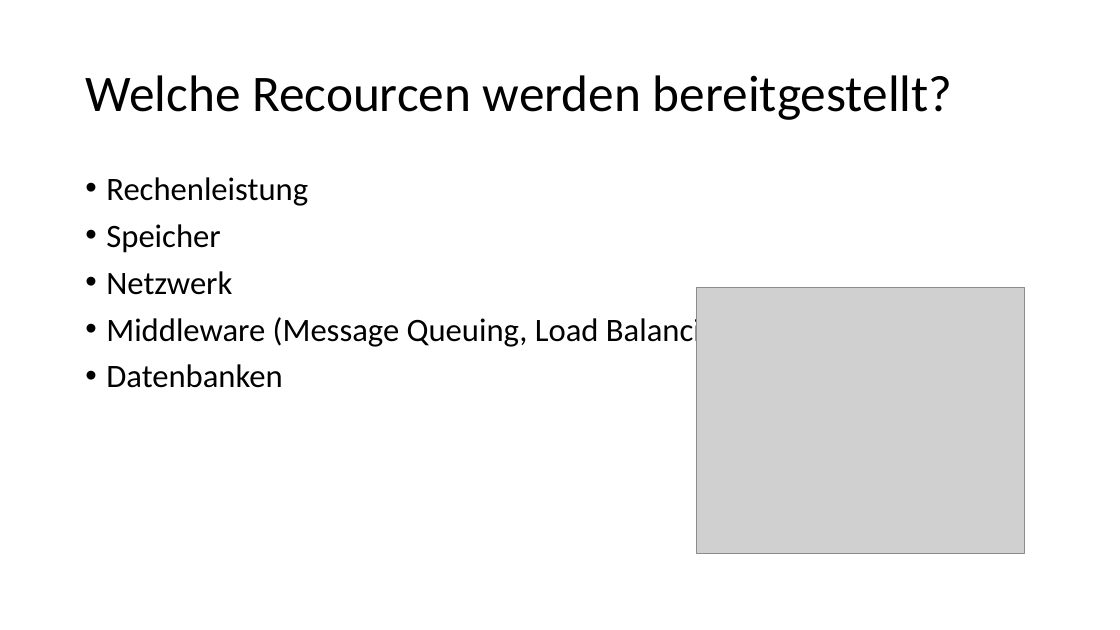
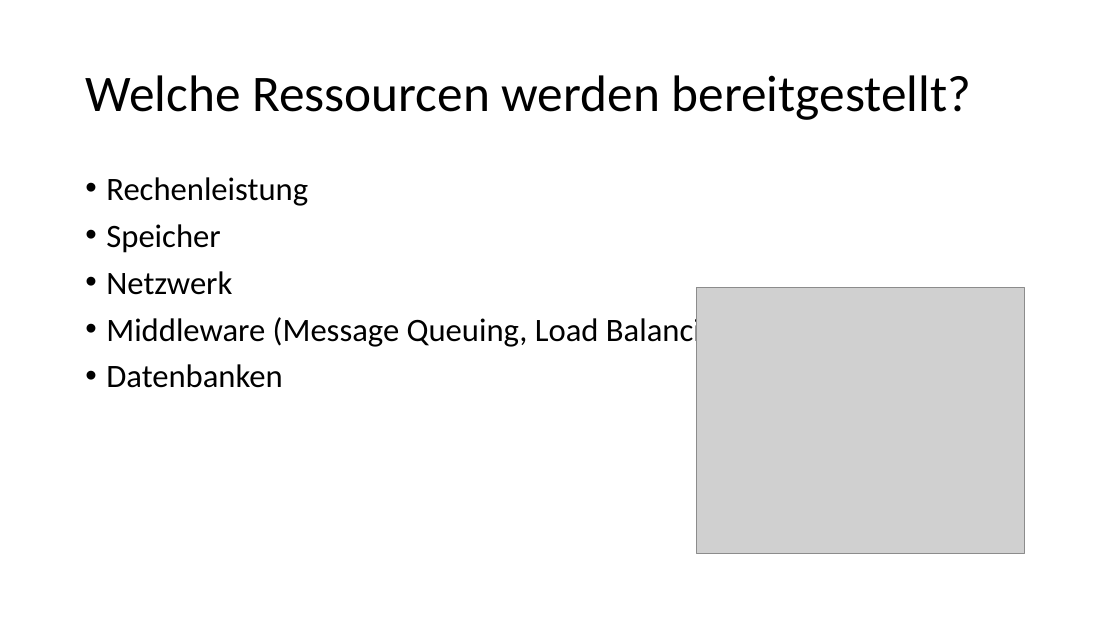
Before and after one commit to Philwi/HTWDresdenIMBeleg, a slide deck: slide 15 of FaaS.pptx (slide 14 before the commit). Drawn at 1120x630 pixels with LibreOffice and Linux fonts; fonts in the diff are those of the drawing; grey boxes stand for pictures. Boxes give left, top, right and bottom in pixels: in the first picture for what was removed or moved away, otherwise in the second. Text is boxed around its words. In the diff, an @@ line names an element or a change of style, - is before the commit and + after.

```diff
--- a/FaaS.pptx
+++ b/FaaS.pptx
@@ title at (85,75,972,120): text changed @@
-Welche Recourcen werden bereitgestellt?
+Welche Ressourcen werden bereitgestellt?
```
Also in this commit, not shown: 8 other slides changed, 5 slides added, 5 slides removed.
